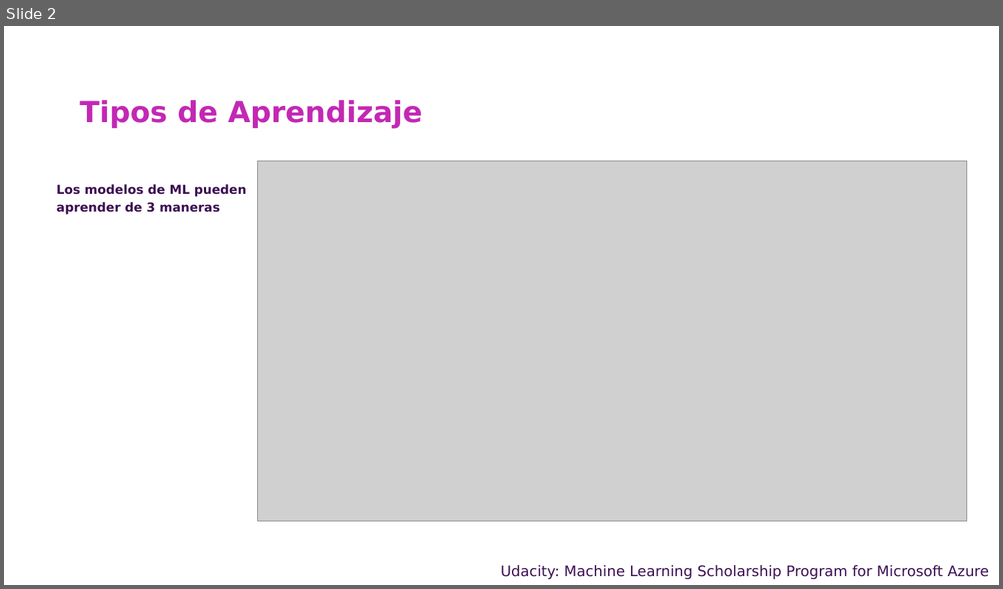
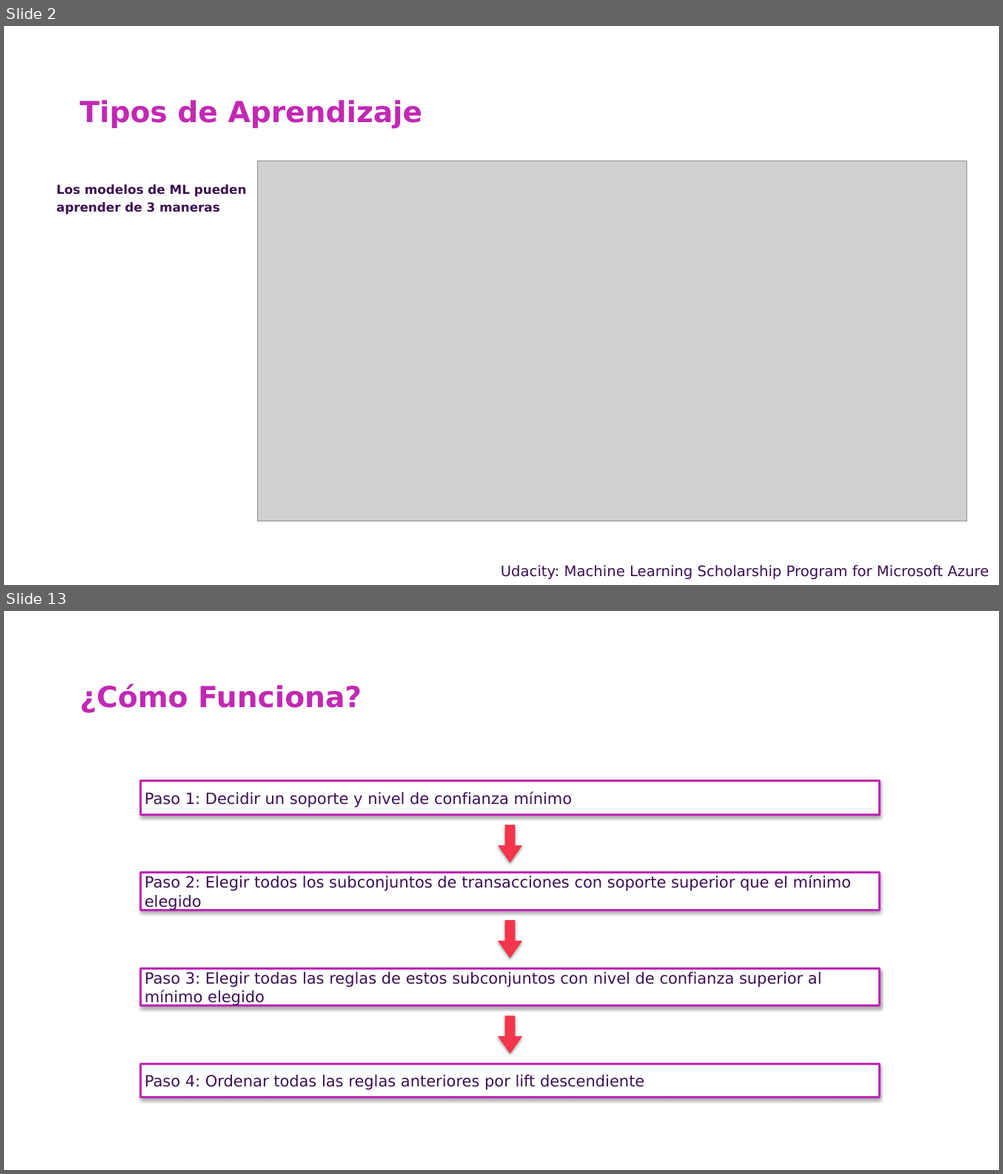
Before and after one commit to csameshiman/Axity_Curso_ML_2023, a slide deck: Diapositivas/Parte 05.Association Rule/Sección 05.1.Apriori/Apriori.pptx. Shown one above the other, each under a label of ours: slide 2 before the commit, slides 2 and 13 after it; the slides between them are not shown. The pictures are 1003x589 and 1003x1174 pixels, drawn with LibreOffice and Linux fonts; fonts in the diff are those of the drawing; grey boxes stand for pictures; background and template pictures are left out. Boxes give left, top, right and bottom in pixels: in the first picture for what was removed or moved away, otherwise in the second. Text is boxed around its words. In the diff, an @@ line names an element or a change of style, - is before the commit and + after.

```diff
--- a/Diapositivas/Parte 05.Association Rule/Sección 05.1.Apriori/Apriori.pptx
+++ b/Diapositivas/Parte 05.Association Rule/Sección 05.1.Apriori/Apriori.pptx
@@ slide 13 added at [4, 611, 999, 1170], background picture (left out) @@
@@ title added at [79, 684, 361, 713], 28 pt, text #C228B4, bold @@
+¿Cómo Funciona?
@@ rectangle added at [141, 781, 879, 815], fill #FFFFFF, outline #C026B7 2 pt @@
@@ text added at [145, 792, 572, 808], 15 pt, text #3C0F53 @@
+Paso 1: Decidir un soporte y nivel de confianza mínimo
@@ right arrow added at [498, 825, 523, 863], fill #F4364C @@
@@ rectangle added at [141, 873, 879, 910], fill #FFFFFF, outline #C026B7 2 pt @@
@@ text added at [145, 875, 851, 911], 15 pt, text #3C0F53 @@
+Paso 2: Elegir todos los subconjuntos de transacciones con soporte superior que el mínimo elegido
@@ right arrow added at [498, 920, 523, 959], fill #F4364C @@
@@ rectangle added at [141, 968, 879, 1005], fill #FFFFFF, outline #C026B7 2 pt @@
@@ text added at [145, 972, 822, 1006], 15 pt, text #3C0F53 @@
+Paso 3: Elegir todas las reglas de estos subconjuntos con nivel de confianza superior al mínimo elegido
@@ right arrow added at [498, 1016, 523, 1054], fill #F4364C @@
@@ rectangle added at [141, 1065, 879, 1098], fill #FFFFFF, outline #C026B7 2 pt @@
@@ text added at [145, 1075, 644, 1091], 15 pt, text #3C0F53 @@
+Paso 4: Ordenar todas las reglas anteriores por lift descendiente
```
Also in this commit, not shown: 21 other slides added, 46 slides removed.
